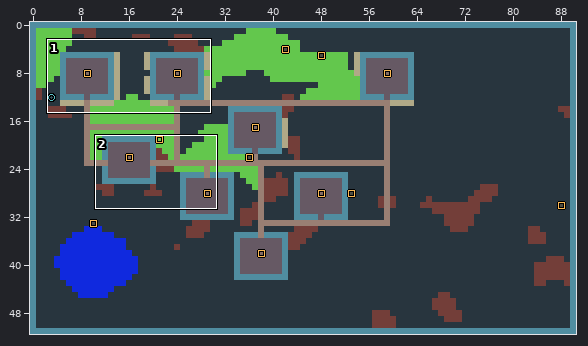
Level history. LDtk project: assets/maps/towns.ldtk. Above: a wide view before the commit, with the close-up outlined.
Close-up. The starting point:
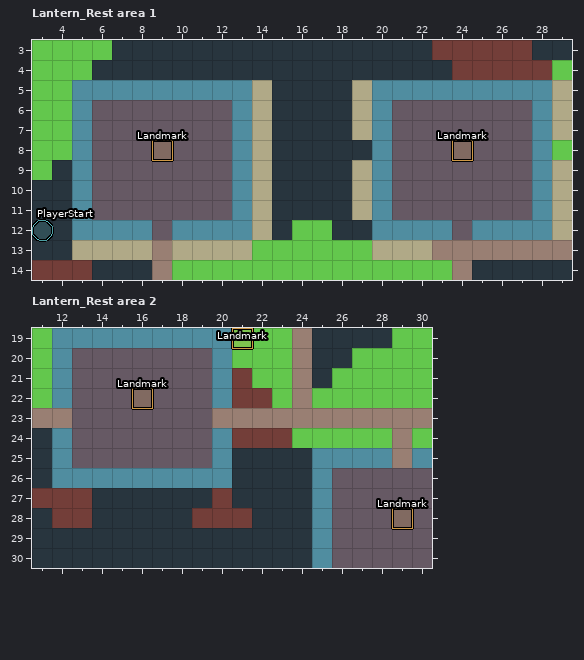
Cells are 24x24 px. Shown: Lantern_Rest area 1 x 3..29, y 3..14; Lantern_Rest area 2 x 11..30, y 19..30. The commit also changed other parts of the map, which this record leaves out.
New version:
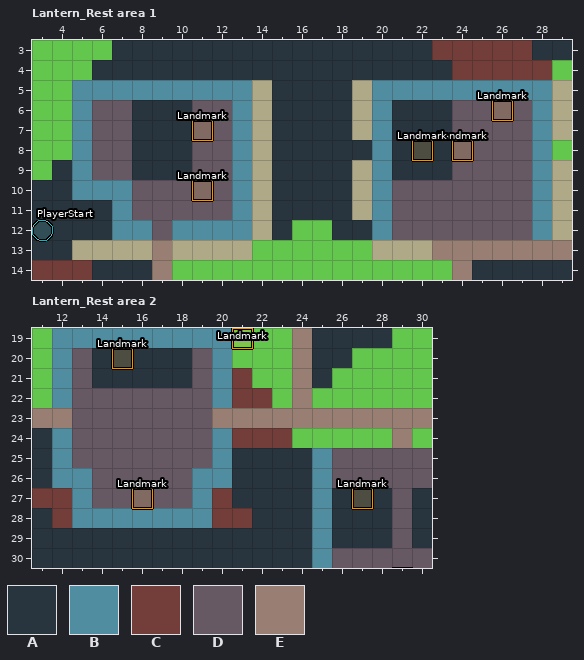
Key: from "Terrain": A 1 "Ground", B 2 "Wall", C 3 "Rough_Ground", D 4 "Interior_Floor", E 8 "Dirt_Path".
_ is an empty cell, . an unchanged one.
Objects are placed by their top-left corner, in cells (3,4 is the top-left corner of cell 3,4); size is 1x1 cell unless given.
What changed:
--- layer "Terrain", Lantern_Rest area 1
@@ x 5..27 @@
- 6 ...DDD..........DDD....
- 7 ...DDD..........DDD....
- 8 ...DDD..........DDD....
- 9 ...DDD..........DDD....
-10 .DD....................
-11 BDD....................
-12 BB..............BBB.BBB
+ 6 ...AAA..........AAA....
+ 7 ...AAA..........AAA....
+ 8 ...AAA..........AAA....
+ 9 ...AAA..........AAA....
+10 .BB....................
+11 AAB....................
+12 AA..............DDD.DDD
--- layer "Entities", Lantern_Rest area 1
-"Landmark" rectangle at 9,8
+"Landmark" rectangle at 11,10
+"Landmark" rectangle at 11,7
+"Landmark" rectangle at 22,8
+"Landmark" rectangle at 26,6
--- layer "Terrain", Lantern_Rest area 2
@@ x 14..18 @@
-20 DDDDD
-21 DDDDD
+20 AAAAA
+21 AAAAA
@@ x 13..30 @@
-25 .............BBBEB
-26 .BBBBB............
-27 CAAAAAA......DDD.D
-28 CAAAAAC......DDD.D
-29 .............DDD.D
+25 .............DDDDD
+26 .DDDDD............
+27 BDDDDDB......AAA.A
+28 BBBBBBB......AAA.A
+29 .............AAA.A
--- layer "Entities", Lantern_Rest area 2
-"Landmark" rectangle at 16,22
+"Landmark" rectangle at 15,20
-"Landmark" rectangle at 29,28
+(outside this view)
+"Landmark" rectangle at 16,27
+"Landmark" rectangle at 27,27
